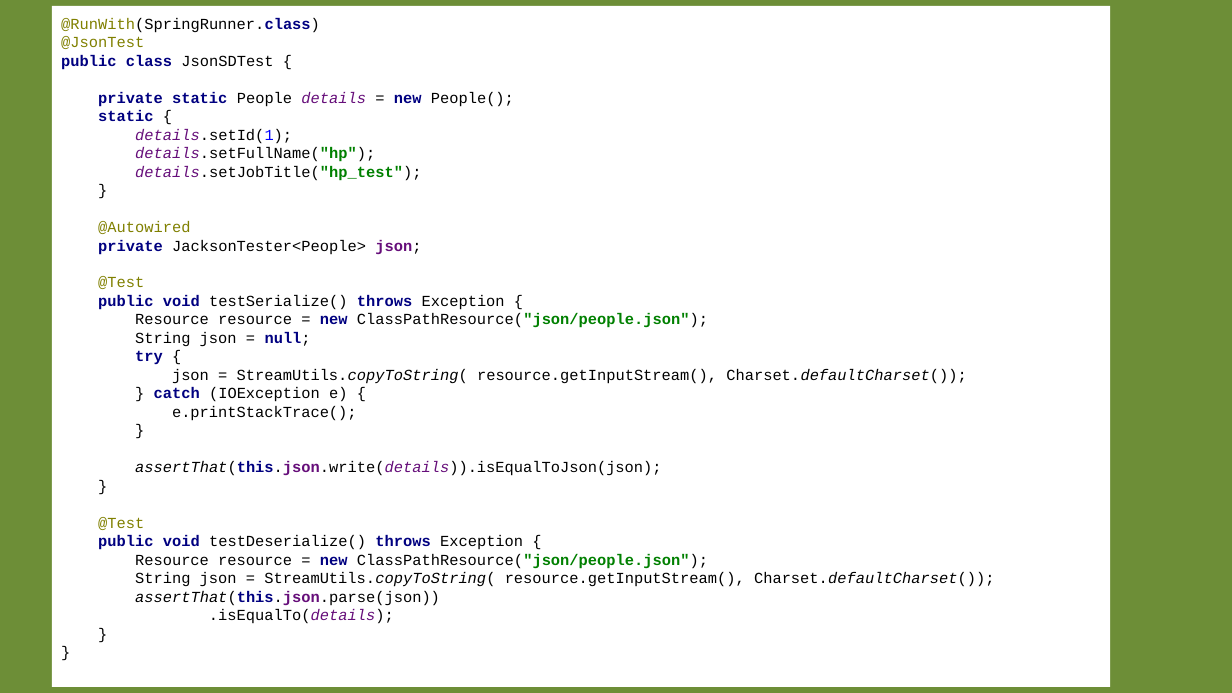
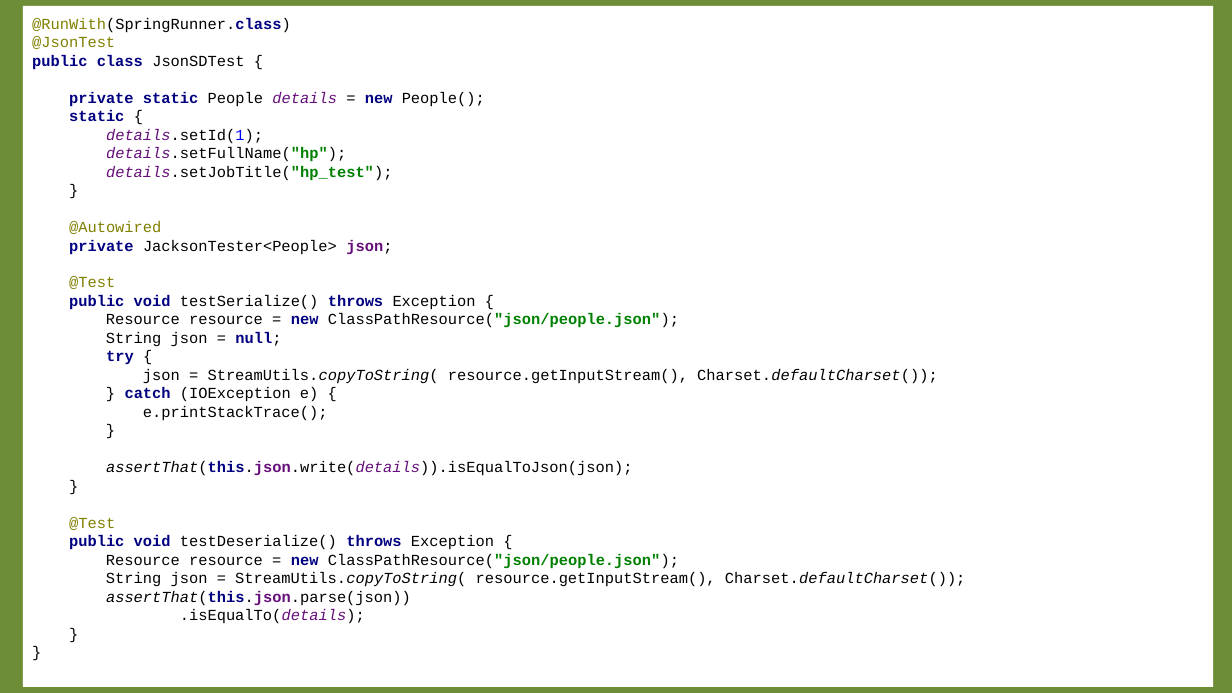
Before and after one commit to arenat/wiza_1, a slide deck: slide 52 of wiza.pptx (slide 50 before the commit). Drawn at 1232x693 pixels with LibreOffice and Linux fonts; fonts in the diff are those of the drawing; background and template pictures are left out. Boxes give left, top, right and bottom in pixels: in the first picture for what was removed or moved away, otherwise in the second. Text is boxed around its words. In the diff, an @@ line names an element or a change of style, - is before the commit and + after.

```diff
--- a/wiza.pptx
+++ b/wiza.pptx
@@ rectangle "@RunWith(SpringRunner.class) @JsonTest public class JsonSDTe ...": place and size @@
-rectangle "@RunWith(SpringRunner.class) @JsonTest public class JsonSDTe ..." at (52, 6, 1110, 687)
+rectangle "@RunWith(SpringRunner.class) @JsonTest public class JsonSDTe ..." at (23, 6, 1214, 687)
```
Also in this commit, not shown: 55 other slides changed, 3 slides added, 1 other file.
